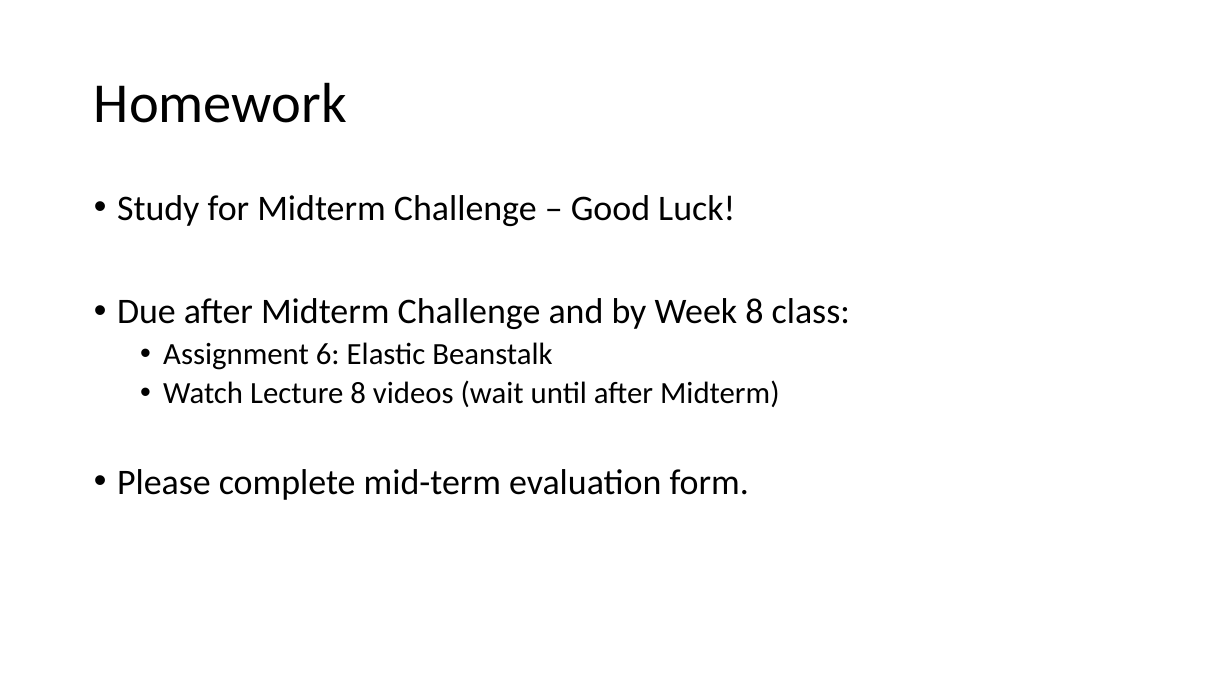
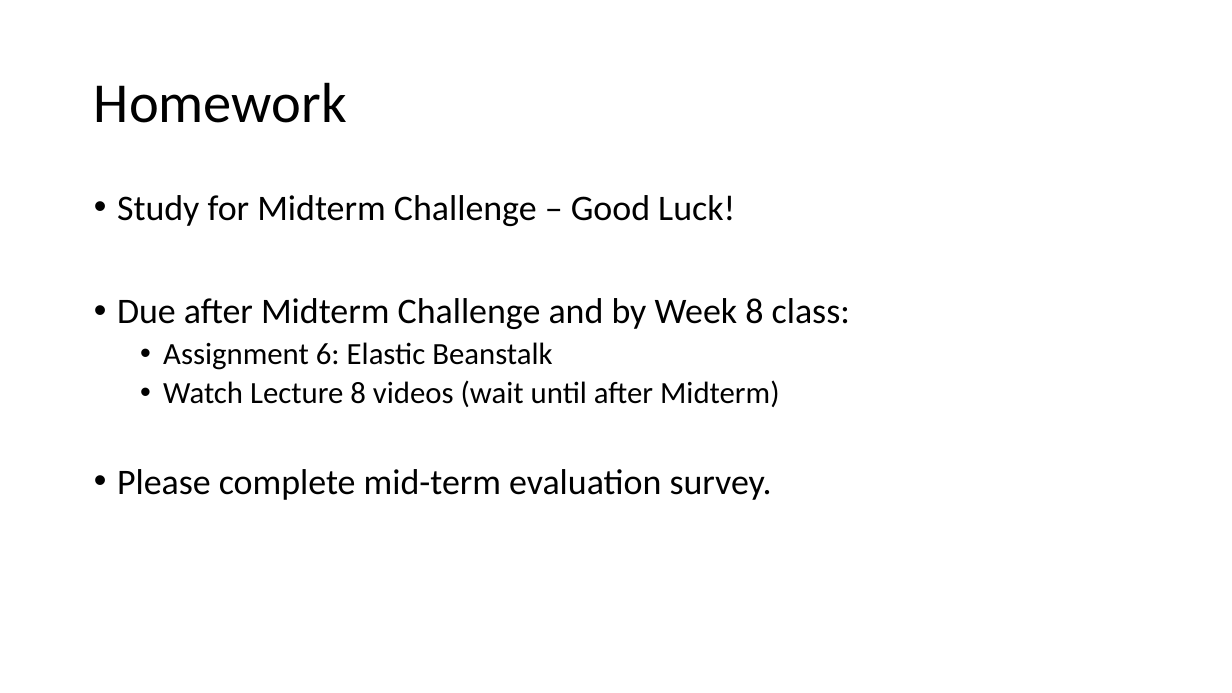
Before and after one commit to jasondbaker/infrastructure-class, a slide deck: slide 7 of review/lecture-review-week-6.pptx (slide 8 before the commit). Drawn at 1232x693 pixels with LibreOffice and Linux fonts; fonts in the diff are those of the drawing. Boxes give left, top, right and bottom in pixels: in the first picture for what was removed or moved away, otherwise in the second. Text is boxed around its words. In the diff, an @@ line names an element or a change of style, - is before the commit and + after.

```diff
--- a/review/lecture-review-week-6.pptx
+++ b/review/lecture-review-week-6.pptx
@@ text at <box>117,469,772,500</box>: text changed @@
-• Please complete mid-term evaluation form.
+• Please complete mid-term evaluation survey.
```
Also in this commit, not shown: 3 other slides changed, 1 slide removed, 7 other files.
